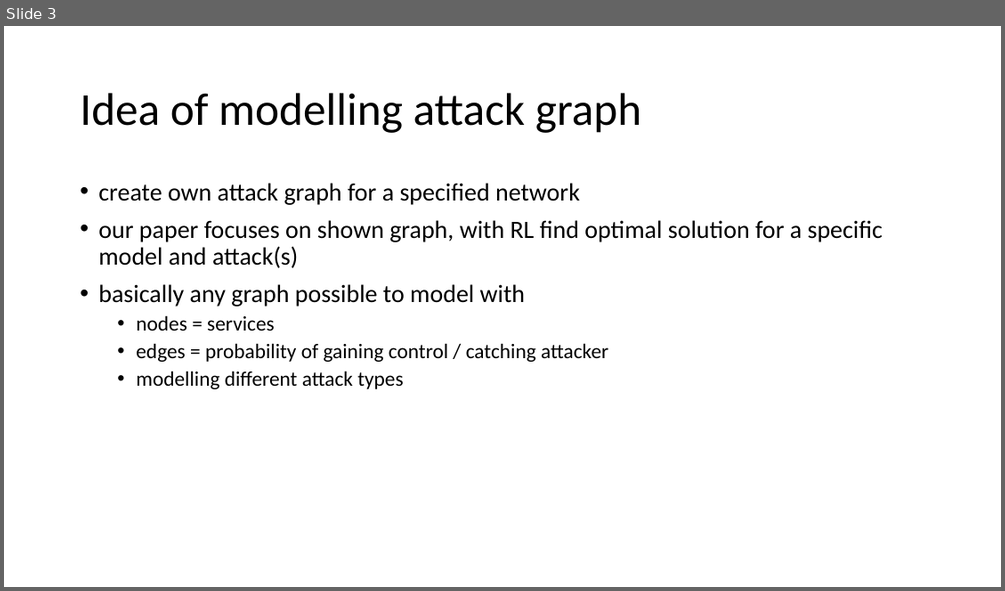
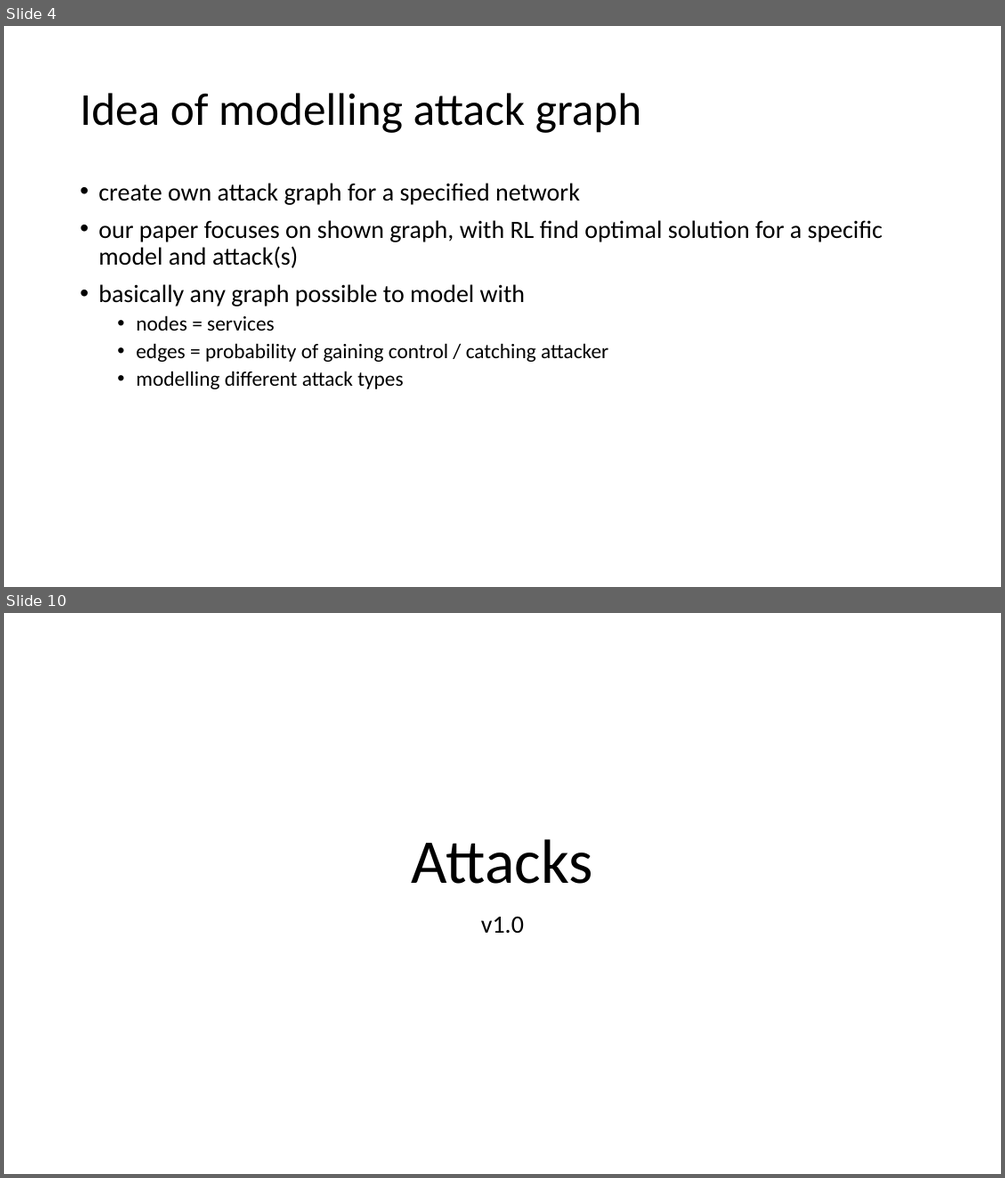
Before and after one commit to cailllev/PA, a slide deck: Model.pptx. Shown one above the other, each under a label of ours: slide 3 before the commit, slides 4 and 10 after it; the slides between them are not shown. The pictures are 1005x591 and 1005x1178 pixels, drawn with LibreOffice and Linux fonts; fonts in the diff are those of the drawing. Boxes give left, top, right and bottom in pixels: in the first picture for what was removed or moved away, otherwise in the second. Text is boxed around its words. In the diff, an @@ line names an element or a change of style, - is before the commit and + after.

```diff
--- a/Model.pptx
+++ b/Model.pptx
@@ slide 10 added at (4,613,1001,1174), background #FFFFFF @@
@@ title added at (412,839,593,884), 60 pt, text #000000 @@
+Attacks
@@ subtitle added at (481,916,524,933), 24 pt, text #000000 @@
+v1.0
@@ what was slide 3 is now slide 4 @@
```
Also in this commit, not shown: 8 other slides added.
